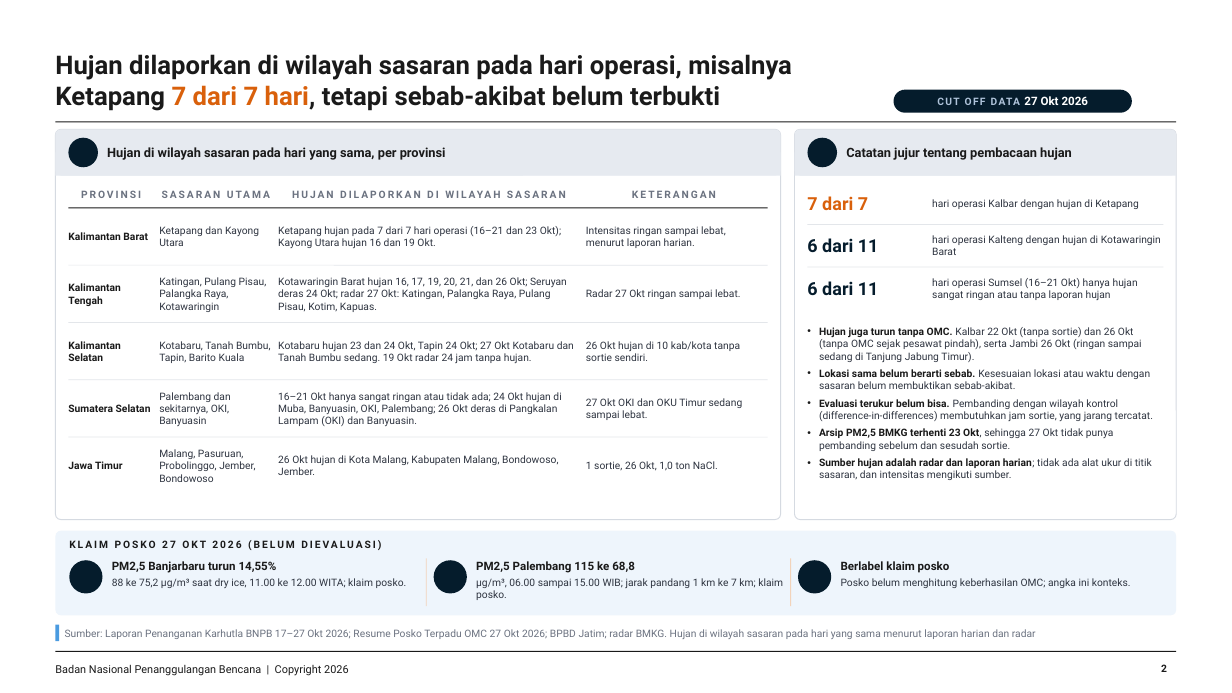
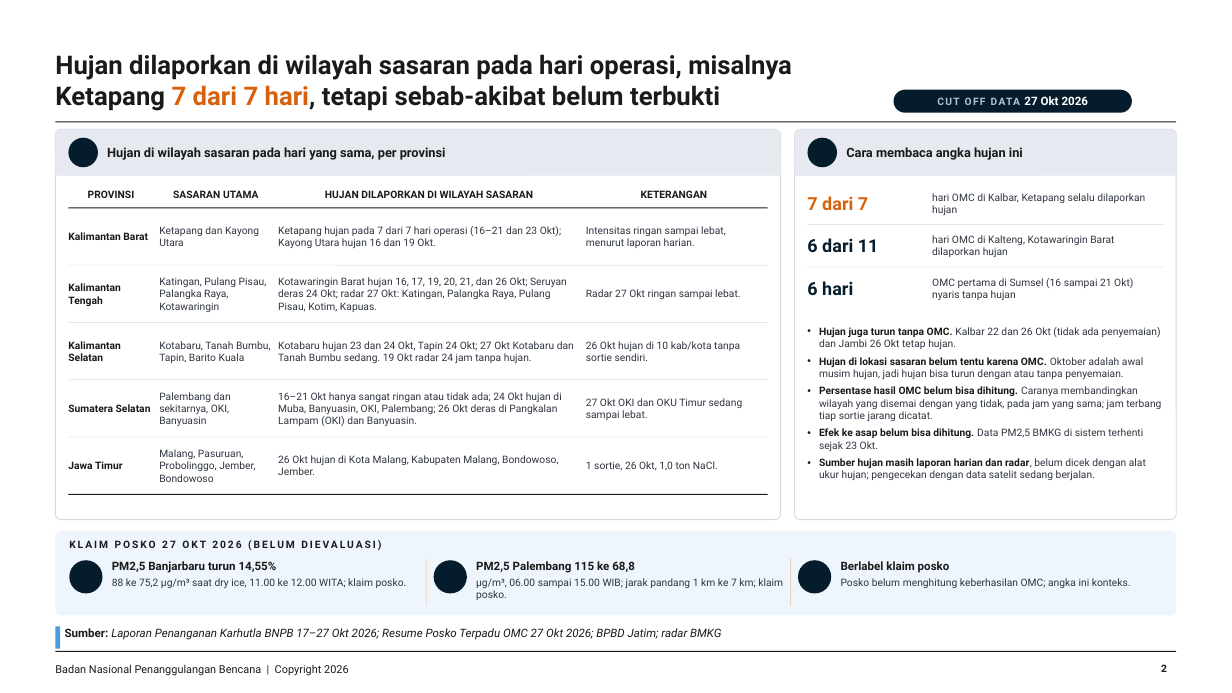
Before and after one commit to terasurbannetwork/poskokarhutla, a slide deck: slide 2 of data/laporan-bnpb/omc/OMC_Karhutla_16-27Okt2026.pptx. Drawn at 1232x693 pixels with LibreOffice and Linux fonts; fonts in the diff are those of the drawing; background and template pictures are left out. Boxes give left, top, right and bottom in pixels: in the first picture for what was removed or moved away, otherwise in the second. Text is boxed around its words. In the diff, an @@ line names an element or a change of style, - is before the commit and + after.

```diff
--- a/data/laporan-bnpb/omc/OMC_Karhutla_16-27Okt2026.pptx
+++ b/data/laporan-bnpb/omc/OMC_Karhutla_16-27Okt2026.pptx
@@ text at [846, 147, 1023, 160]: text changed @@
-Catatan jujur tentang pembacaan hujan
+Cara membaca angka hujan ini
@@ text colour #6B7280 to #1A1A1A, letter spacing 1.5 to 0 pt in 4 elements at [88, 190, 135, 198], [173, 190, 259, 198], [325, 190, 533, 198], [641, 190, 708, 198] @@
@@ text at [932, 193, 1145, 215]: text changed @@
-hari operasi Kalbar dengan hujan di Ketapang
+hari OMC di Kalbar, Ketapang selalu dilaporkan hujan
@@ text at [932, 235, 1114, 257]: text changed @@
-hari operasi Kalteng dengan hujan di Kotawaringin Barat
+hari OMC di Kalteng, Kotawaringin Barat dilaporkan hujan
@@ text at [807, 281, 853, 295]: text changed @@
-6 dari 11
+6 hari
@@ text at [932, 278, 1133, 300]: text changed @@
-hari operasi Sumsel (16–21 Okt) hanya hujan sangat ringan atau tanpa laporan hujan
+OMC pertama di Sumsel (16 sampai 21 Okt) nyaris tanpa hujan
@@ text at [819, 327, 1161, 480]: text changed @@
-• Hujan juga turun tanpa OMC. Kalbar 22 Okt (tanpa sortie) dan 26 Okt (tanpa OMC sejak pesawat pindah), serta Jambi 26 Okt (ringan sampai sedang di Tanjung Jabung Timur).
-• Lokasi sama belum berarti sebab. Kesesuaian lokasi atau waktu dengan sasaran belum membuktikan sebab-akibat.
-• Evaluasi terukur belum bisa. Pembanding dengan wilayah kontrol (difference-in-differences) membutuhkan jam sortie, yang jarang tercatat.
-• Arsip PM2,5 BMKG terhenti 23 Okt, sehingga 27 Okt tidak punya pembanding sebelum dan sesudah sortie.
-• Sumber hujan adalah radar dan laporan harian; tidak ada alat ukur di titik sasaran, dan intensitas mengikuti sumber.
+• Hujan juga turun tanpa OMC. Kalbar 22 dan 26 Okt (tidak ada penyemaian) dan Jambi 26 Okt tetap hujan.
+• Hujan di lokasi sasaran belum tentu karena OMC. Oktober adalah awal musim hujan, jadi hujan bisa turun dengan atau tanpa penyemaian.
+• Persentase hasil OMC belum bisa dihitung. Caranya membandingkan wilayah yang disemai dengan yang tidak, pada jam yang sama; jam terbang tiap sortie jarang dicatat.
+• Efek ke asap belum bisa dihitung. Data PM2,5 BMKG di sistem terhenti sejak 23 Okt.
+• Sumber hujan masih laporan harian dan radar, belum dicek dengan alat ukur hujan; pengecekan dengan data satelit sedang berjalan.
@@ line added from (68, 494) to (768, 494), #1A1A1A 0.75 pt @@
@@ rectangle: place and size @@
-rectangle at [55, 625, 59, 641]
+rectangle at [55, 627, 60, 649]
@@ text at [65, 628, 721, 640]: text changed; size 8 to 9 pt; text colour #6B7280 to #1A1A1A; italic on @@
-Sumber: Laporan Penanganan Karhutla BNPB 17–27 Okt 2026; Resume Posko Terpadu OMC 27 Okt 2026; BPBD Jatim; radar BMKG. Hujan di wilayah sasaran pada hari yang sama menurut laporan harian dan radar
+Sumber: Laporan Penanganan Karhutla BNPB 17–27 Okt 2026; Resume Posko Terpadu OMC 27 Okt 2026; BPBD Jatim; radar BMKG
```
Also in this commit, not shown: 2 other slides changed, 10 other files.
